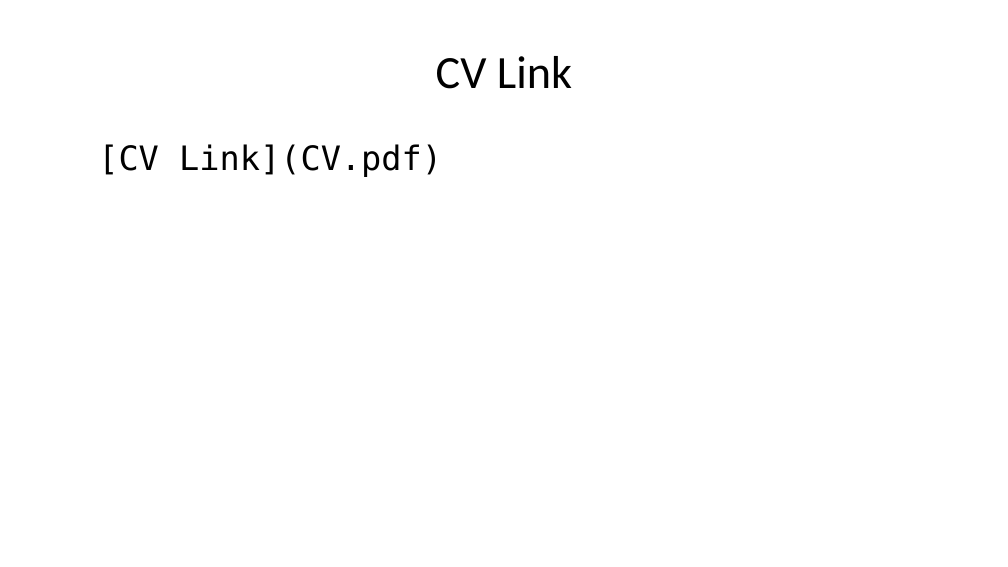
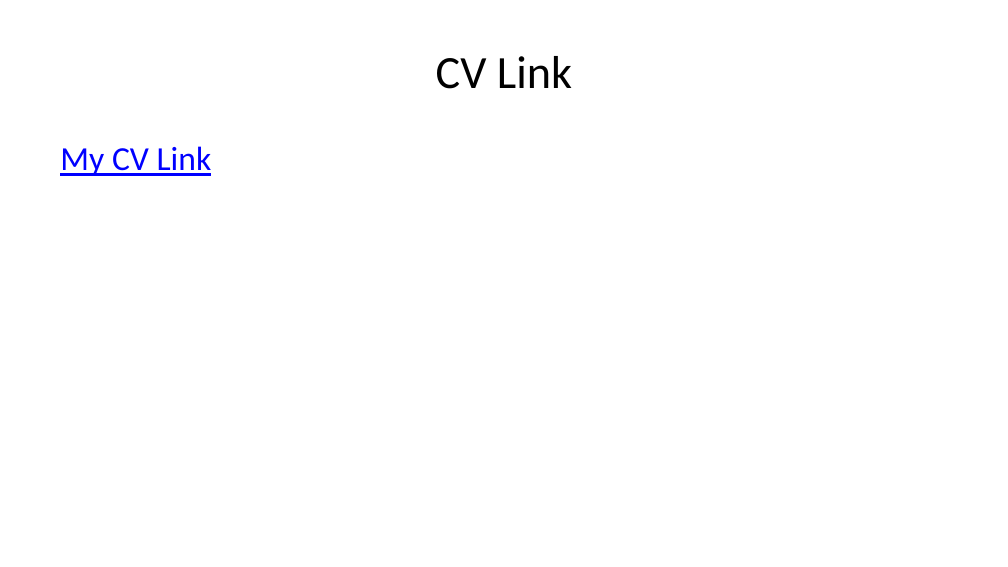
Before and after one commit to jw73/jwang96.github.io, a slide deck: slide 5 of Introduction_slide.pptx. Drawn at 1008x567 pixels with LibreOffice and Linux fonts; fonts in the diff are those of the drawing. Boxes give left, top, right and bottom in pixels: in the first picture for what was removed or moved away, otherwise in the second. Text is boxed around its words. In the diff, an @@ line names an element or a change of style, - is before the commit and + after.

Commit message:
updated slides

```diff
--- a/Introduction_slide.pptx
+++ b/Introduction_slide.pptx
@@ text at (x1=60, y1=146, x2=212, y2=176): text changed; font DejaVu Sans Mono to Calibri; text colour #000000 to #0000FF @@
-[CV Link](CV.pdf)
+My CV Link
```
Also in this commit, not shown: 1 other file.
